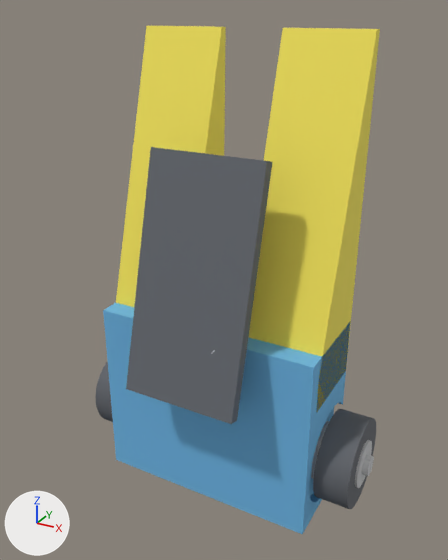
A saved change to the glTF model viewer/data/models/failure_to_launch.glb.
Camera for both pictures: a 50 mm lens placed at (70.3, -131.3, 99.3), pointed at (3.5, -9.8, 38.5). The axes (+X, +Y, +Z) are drawn at lower left. The lights are the same throughout. The first picture is the older version.

Objects in the first picture: 'chassis', 'dt_hub_wheel_l0', 'flip_arm_l', 'flip_arm_r', 'top_arm', 'wheel_l0', 'wheel_r0' and 1 more.
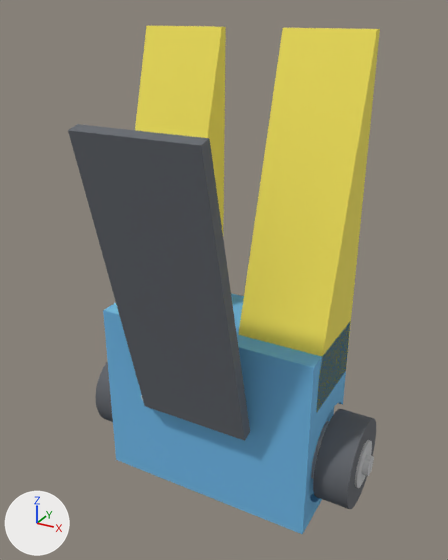
Where the change shows, as pixel boxes (x1, y1, x2, y2) in the pictures (448 x 560 px):
'top_arm', reshaped (24% wider, 14% taller): before (126, 147, 272, 424); after (68, 124, 250, 441)

The change, as a list of edits to the scene's bpy script:
```text
Change me_top_arm:
    used by ob_top_arm; location = (0.0, 0.0, 0.0)
    remove me_top_arm.from_pydata(...)  # 8 vertices, 12 faces; spans x -15.0..15.0, y -27.2..-8.8, z 10.6..69.4
    add me_top_arm.from_pydata(...)  # 8 vertices, 12 faces; spans x -15.0..15.0, y -38.9..-17.1, z 1.8..78.2
    me_top_arm part 1: the whole mesh is rebuilt
```
